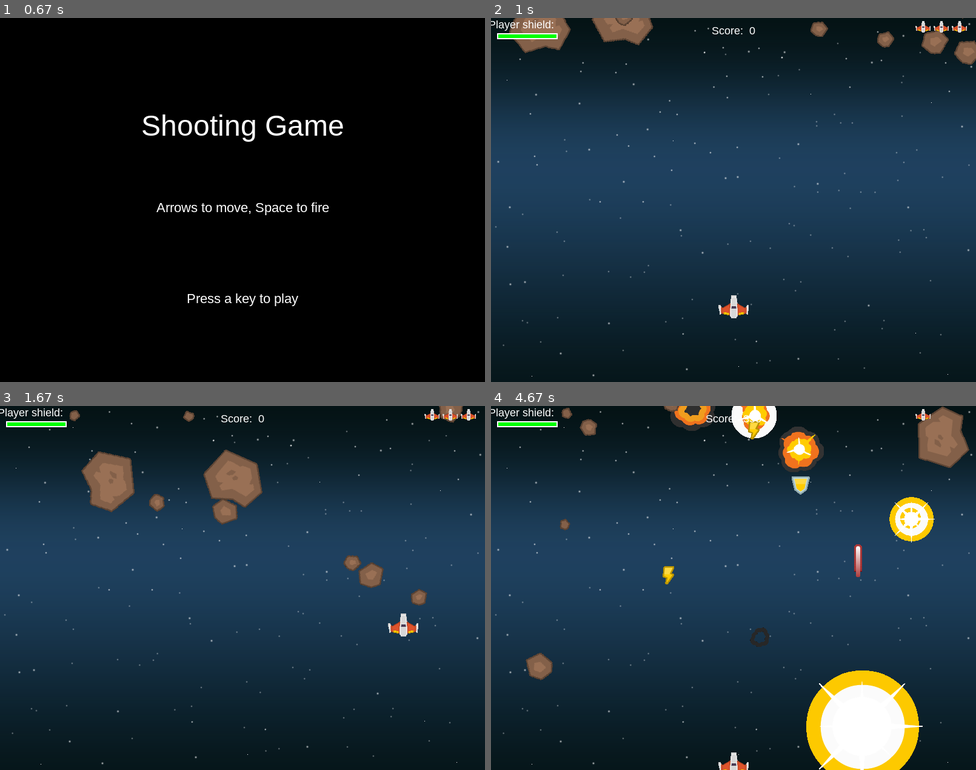
Above: before the commit, frames 1-4 (two rows, left to right).
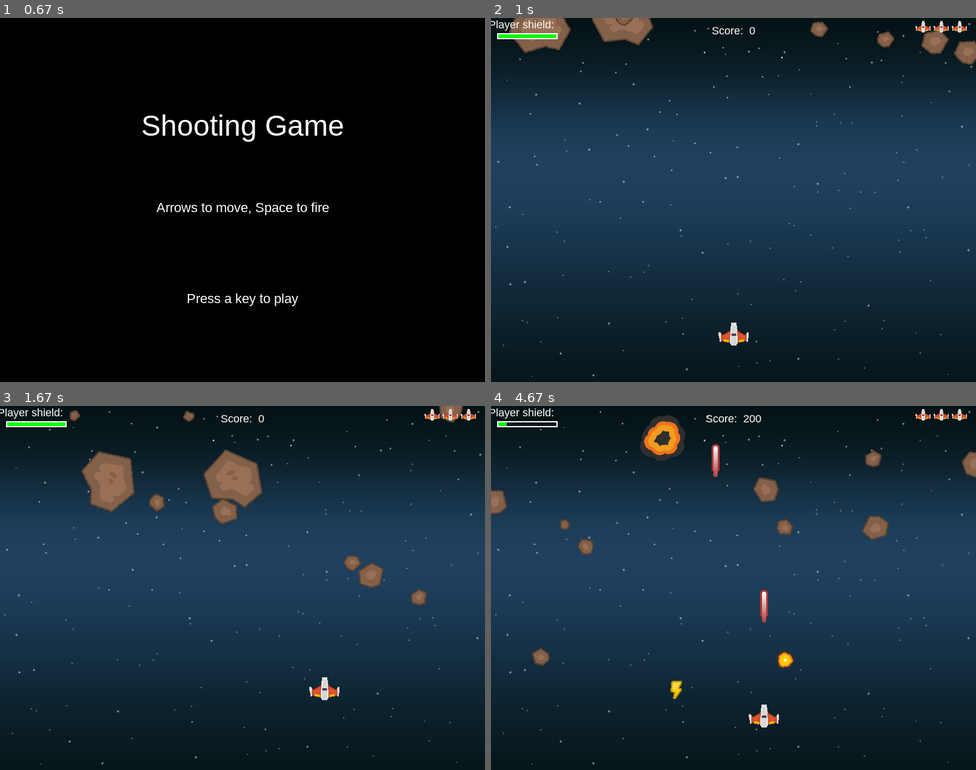
Above: after the commit, the same moments.

Repository: LongKelvin/Pygame_ShootingGame
Game: pygame game, started from main.py
Two runs of this game, one before a commit and one after it. Both use one fixed random seed, a clock stepped at 60 frames per second and the inputs below.
Inputs:
- Up to frame 1 (0.67 s): hold Right from 0.33 s (still down)
- Up to frame 2 (1 s): release Right at 0.8 s; hold Up from 0.83 s (still down)
- Up to frame 3 (1.67 s): release Up at 1.18 s; hold Right from 1.22 s (still down)
- Up to frame 4 (4.67 s): release Right at 1.68 s; hold Left 1.72-2.25 s; hold Down 2.28-2.58 s; tap Space at 2.62, 3.02, 3.32, 3.45, 3.85, 4.15, 4.52 s; hold Left 2.95-3.35 s; hold Up 3.38-3.75 s; hold Right 3.78-4.42 s; hold Down from 4.45 s (still down)

Frame 1 is identical in both runs. In frame 2, 0.4% of the frame differs, in the area x 46-54%, y 76-90%; in frame 3, 0.4%; in frame 4, 14%, in the area x 0-100%, y 0-100%.

Commit message:
Revert "Merge branch 'dev-re-structuring' into dev-structuring"
This reverts commit 5da0662912c0bc1da08e203fb823f1e481653f4b, reversing
changes made to 63004a5e049e176860f98f71cf8b4b68cb3e4498.

Diff:
--- a/Bullet.py
+++ b/Bullet.py
@@ -1,5 +1,5 @@
+
 from settings import *
-import pygame
 
 
 class Bullet(pygame.sprite.Sprite):
@@ -8,7 +8,6 @@
         # self.image = pygame.Surface((10, 20))
         bullet_img = pygame.image.load(path.join(img_dir, "laserRed16.png")).convert()
         self.image = bullet_img
-
         # self.image.fill(YELLOW)
         # self.image.fill(BLACK)
         self.image.set_colorkey(BLACK)
--- a/Explosion.py
+++ b/Explosion.py
@@ -1,5 +1,5 @@
 from settings import *
-import pygame
+
 
 class Explosion(pygame.sprite.Sprite):
     def __init__(self, center, size):
--- a/Mob.py
+++ b/Mob.py
@@ -1,7 +1,7 @@
 
 import random
 from settings import *
-import pygame
+
 
 class Mob(pygame.sprite.Sprite):
     def __init__(self):
--- a/Player.py
+++ b/Player.py
@@ -1,5 +1,9 @@
+import pygame
+import random
+from settings import *
+
 from Bullet import *
-import pygame
+import GameSound
 
 
 class Player(pygame.sprite.Sprite):
@@ -9,7 +13,6 @@
         self.group = game.all_sprites
         pygame.sprite.Sprite.__init__(self)
         player_img = pygame.image.load(path.join(img_dir, "playerShip1_orange.png")).convert()
-        print(player_img)
         self.image = pygame.transform.scale(player_img, (50, 38))
         self.image.set_colorkey(BLACK)
         self.rect = self.image.get_rect()
@@ -25,7 +28,7 @@
         self.lives = 3
         self.hidden = False
         self.hidden_time = pygame.time.get_ticks()
-        self.power = 2
+        self.power = 1
         self.power_time = pygame.time.get_ticks()
         # print("Player has init complete")
 
@@ -40,7 +43,6 @@
             self.rect.centerx = (WIDTH / 2)
             self.rect.bottom = HEIGHT - 10
         self.speedx = 0
-
         keystate = pygame.key.get_pressed()
         if keystate[pygame.K_LEFT]:
             self.speedx = -5
--- a/PowerUp.py
+++ b/PowerUp.py
@@ -1,6 +1,5 @@
 import random
 from settings import *
-import pygame
 
 
 class PowerUp(pygame.sprite.Sprite):
--- a/main.py
+++ b/main.py
@@ -10,7 +10,6 @@
 class Game:
     def __init__(self):
         # init game
-        self.all_sprites = pygame.sprite.Group()
         pygame.init()
         pygame.mixer.init()
         self.screen = pygame.display.set_mode((WIDTH, HEIGHT))
@@ -25,8 +24,8 @@
         self.background = pygame.image.load(path.join(img_dir, "starfield.png")).convert()
         self.background_rect = self.background.get_rect()
 
-        self.player_img_mini = pygame.image.load(path.join(img_dir, "playerShip1_orange.png")).convert()
-        self.player_mini_img = pygame.transform.scale(self.player_img_mini, (25, 19))
+        player_img = pygame.image.load(path.join(img_dir, "playerShip1_orange.png")).convert()
+        self.player_mini_img = pygame.transform.scale(player_img, (25, 19))
         self.player_mini_img.set_colorkey(BLACK)
         # load sound and music
         # Load all game sound and music
@@ -59,7 +58,9 @@
 
     def new(self):
         # start a new game
+        self.play_background_music(-1)
         self.score = 0
+        self.all_sprites = pygame.sprite.Group()
         self.mobs = pygame.sprite.Group()
         self.powerups = pygame.sprite.Group()
         self.player = Player(self)
@@ -74,15 +75,13 @@
 
     def run(self):
         # Game loop
+        # Check background music
         self.playing = True
         while self.playing:
             self.clock.tick(FPS)
             self.events()
             self.update()
             self.draw()
-            self.player.update()
-            m = Mob()
-            m.update()
 
     def update(self):
 
@@ -112,7 +111,7 @@
             expl = Explosion(hit.rect.center, 'sm')
             self.all_sprites.add(expl)
             self.newmob()
-            print(hit)
+            self.player_hit_sound.play()
 
             if self.player.shield <= 0:
                 death_explosion = Explosion(hit.rect.center, 'player')
--- a/settings.py
+++ b/settings.py
@@ -1,5 +1,7 @@
 # game windows init
+from os import path
 
+import pygame
 from os import path
 
 WIDTH = 800
